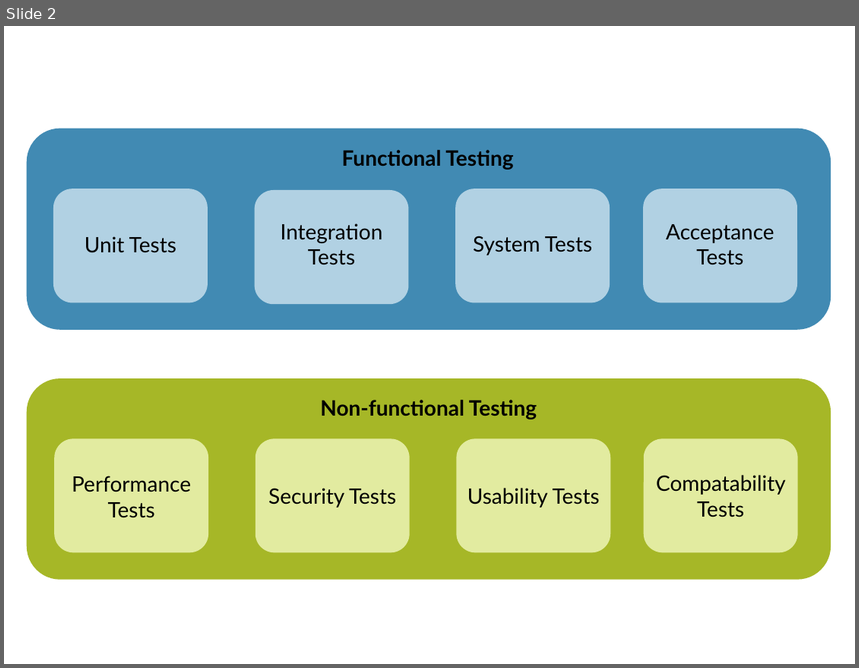
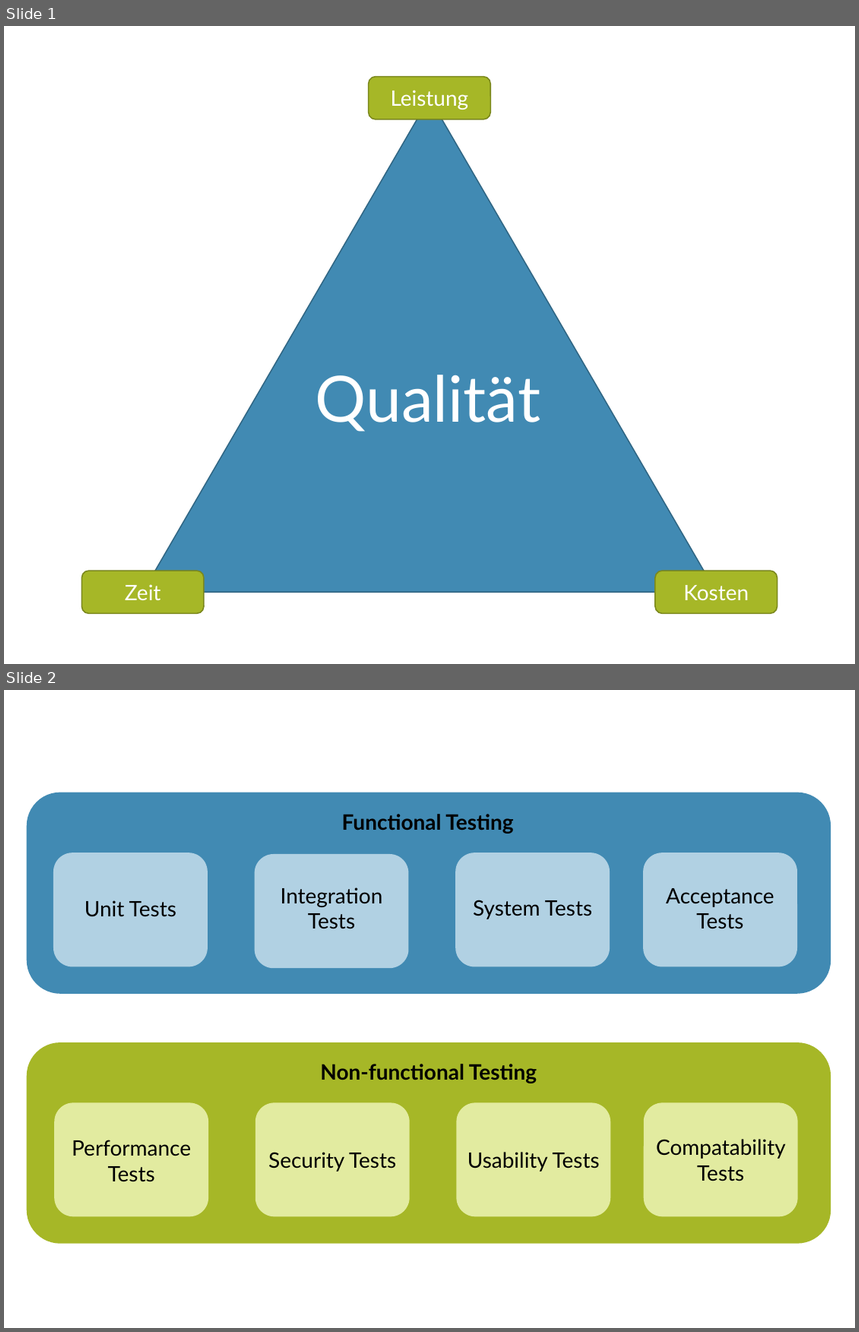
Before and after one commit to FabianWilms/hm-ba, a slide deck: images/ppt/graphics.pptx. Shown one above the other, each under a label of ours: slide 2 before the commit, slides 1 and 2 after it. The pictures are 859x668 and 859x1332 pixels, drawn with LibreOffice and Linux fonts; fonts in the diff are those of the drawing. Boxes give left, top, right and bottom in pixels: in the first picture for what was removed or moved away, otherwise in the second. Text is boxed around its words. In the diff, an @@ line names an element or a change of style, - is before the commit and + after.

```diff
--- a/images/ppt/graphics.pptx
+++ b/images/ppt/graphics.pptx
@@ slide 1 added at (4,26,855,664), background #FFFFFF @@
@@ rounded rectangle added at (368,76,490,119), fill #A6B727, outline #7B871D 1 pt, 18 pt, text #FFFFFF @@
+Leistung
@@ triangle added at (143,98,716,593), fill #418AB3, outline #306684 1 pt @@
@@ text added at (316,375,541,432), 54 pt, text #FFFFFF @@
+Qualität
@@ rounded rectangle added at (82,571,203,613), fill #A6B727, outline #7B871D 1 pt, 18 pt, text #FFFFFF @@
+Zeit
@@ rounded rectangle added at (655,571,777,613), fill #A6B727, outline #7B871D 1 pt, 18 pt, text #FFFFFF @@
+Kosten
```
Also in this commit, not shown: 1 slide removed, 4 other files.
